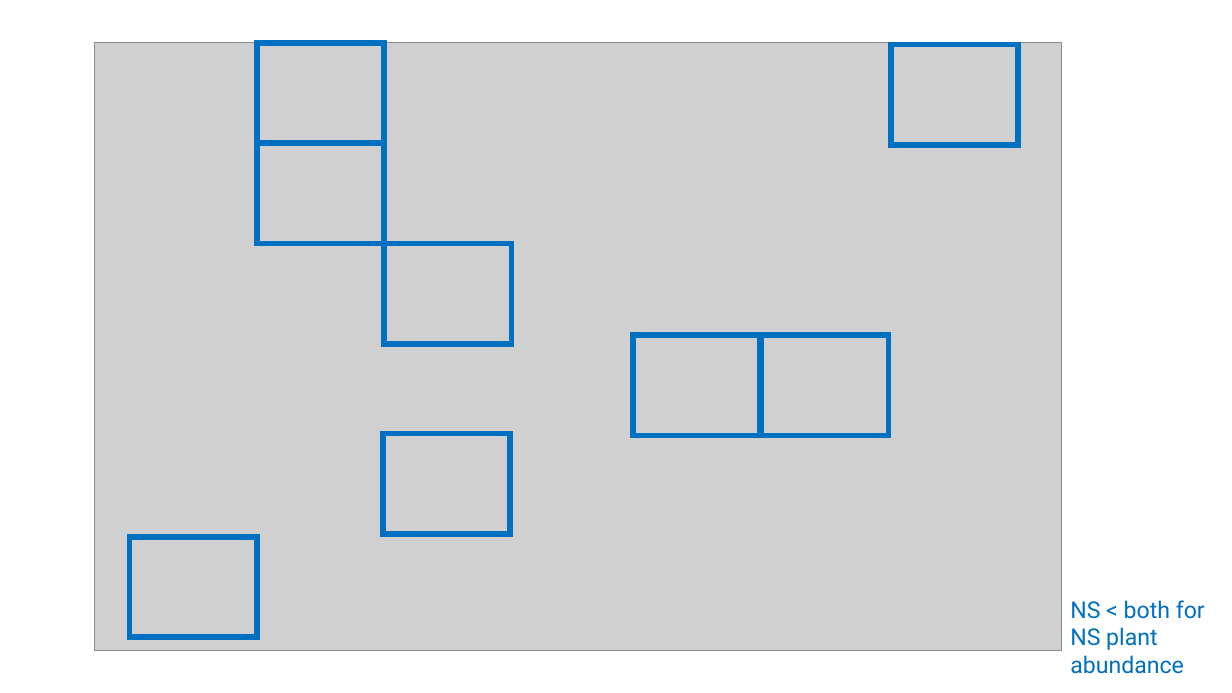
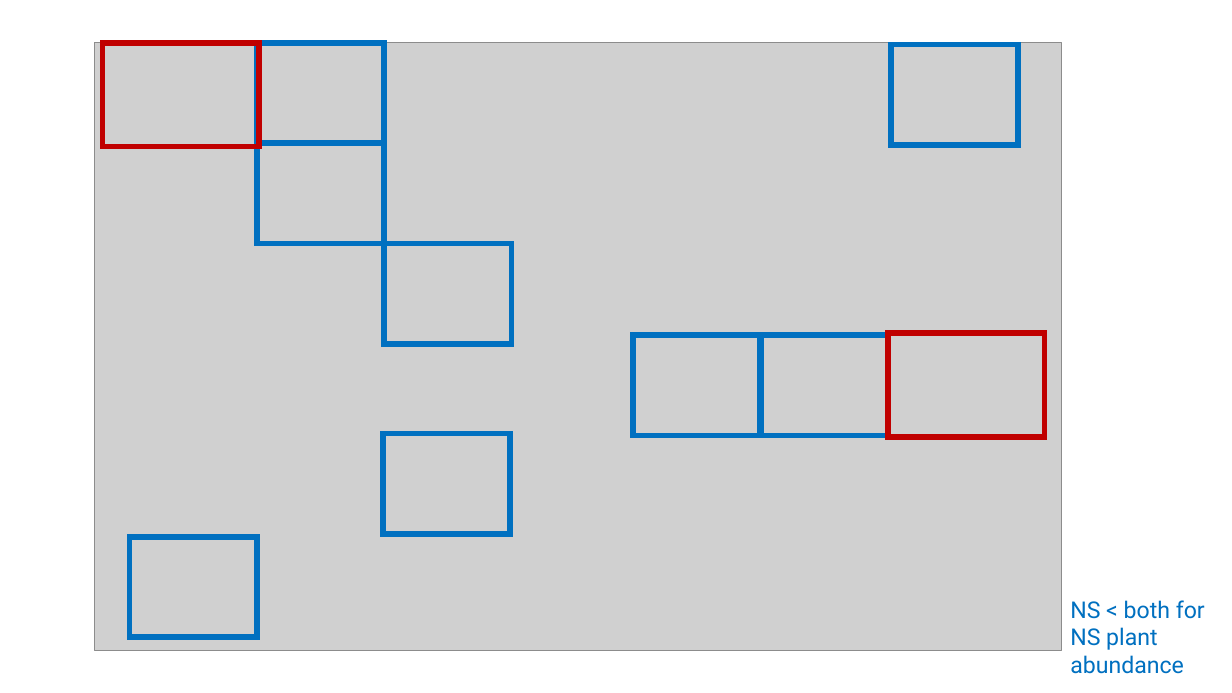
Before and after one commit to Valdovinos-Lab/crossboundary_spillover, a slide deck: slide 7 of spillover_3_19_25.pptx (slide 6 before the commit). Drawn at 1232x693 pixels with LibreOffice and Linux fonts; fonts in the diff are those of the drawing; grey boxes stand for pictures. Boxes give left, top, right and bottom in pixels: in the first picture for what was removed or moved away, otherwise in the second. Text is boxed around its words. In the diff, an @@ line names an element or a change of style, - is before the commit and + after.

```diff
--- a/spillover_3_19_25.pptx
+++ b/spillover_3_19_25.pptx
@@ rectangle added at (103,43,260,146), outline #C00000 4.5 pt @@
@@ rectangle added at (888,333,1045,436), outline #C00000 4.5 pt @@
```
Also in this commit, not shown: 1 slide added, 2 other files.
